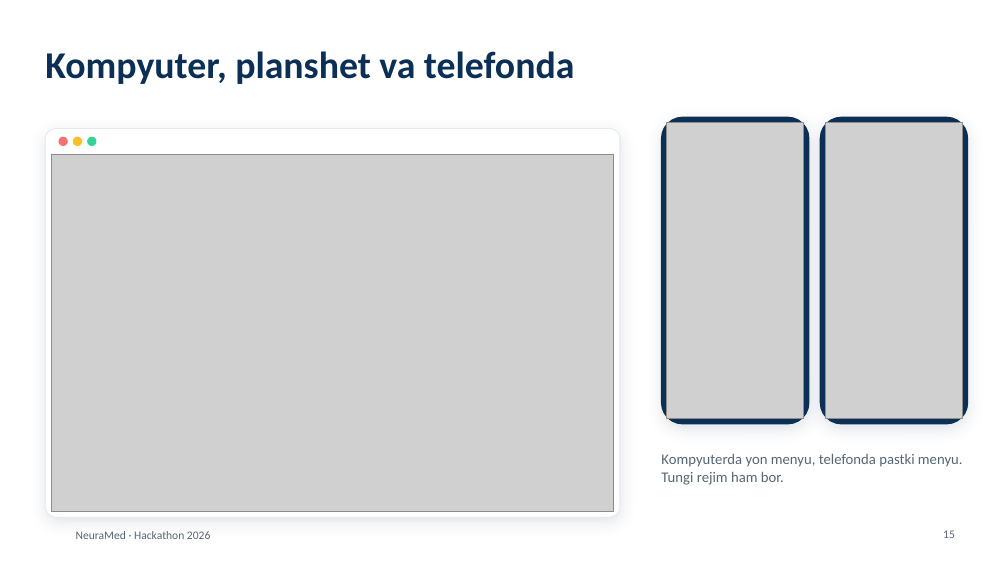
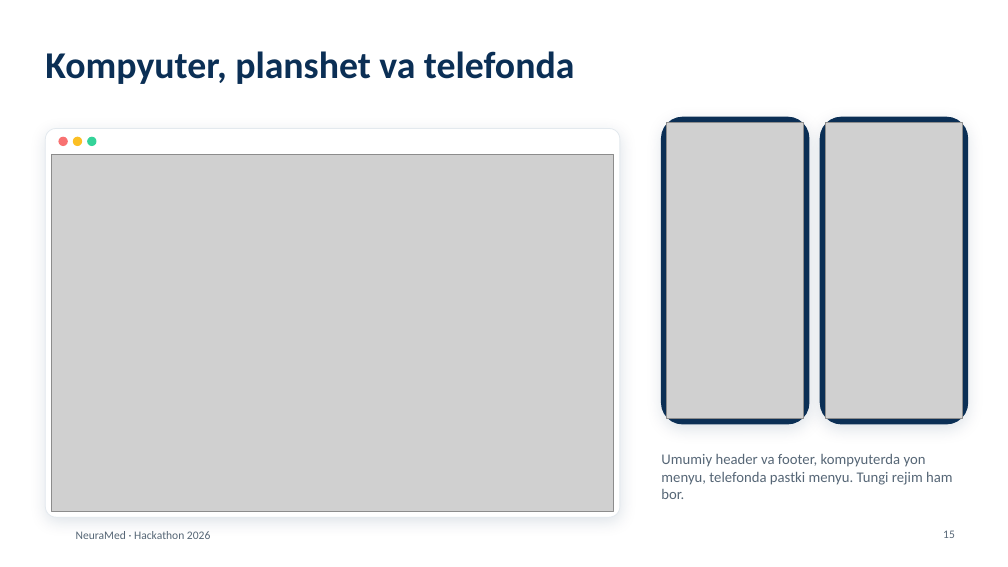
Before and after one commit to umarxon-008/umarxon-008, a slide deck: slide 15 of NeuraMed/taqdimot/NeuraMed-taqdimot.pptx. Drawn at 1008x567 pixels with LibreOffice and Linux fonts; fonts in the diff are those of the drawing; grey boxes stand for pictures; background and template pictures are left out. Boxes give left, top, right and bottom in pixels: in the first picture for what was removed or moved away, otherwise in the second. Text is boxed around its words. In the diff, an @@ line names an element or a change of style, - is before the commit and + after.

```diff
--- a/NeuraMed/taqdimot/NeuraMed-taqdimot.pptx
+++ b/NeuraMed/taqdimot/NeuraMed-taqdimot.pptx
@@ text at bbox=[661, 454, 953, 499]: text changed @@
-Kompyuterda yon menyu, telefonda pastki menyu. Tungi rejim ham bor.
+Umumiy header va footer, kompyuterda yon menyu, telefonda pastki menyu. Tungi rejim ham bor.
```
Also in this commit, not shown: 12 other slides changed, 1 slide added, 1 slide removed.
